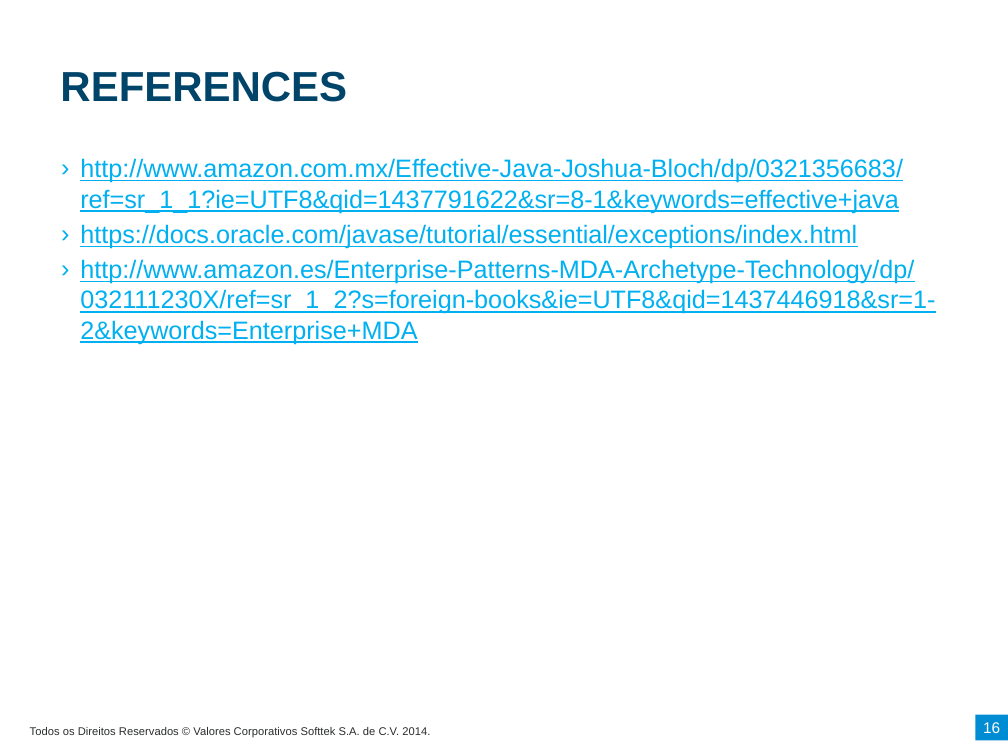
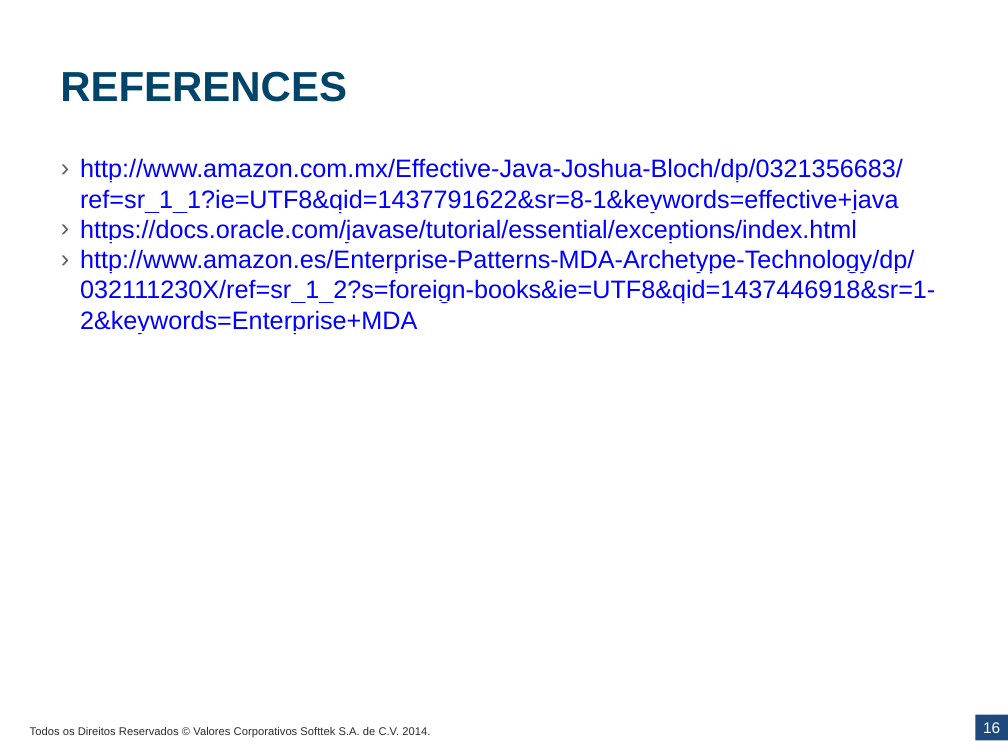
Before and after one commit to softtekAcademy/JavaCourse2016, a slide deck: slide 16 of AdvancedJava-master/exceptions/doc/JavaAcademy-Exceptions.pptx. Drawn at 1008x756 pixels with LibreOffice and Linux fonts; fonts in the diff are those of the drawing; background and template pictures are left out. Boxes give left, top, right and bottom in pixels: in the first picture for what was removed or moved away, otherwise in the second. Text is boxed around its words. In the diff, an @@ line names an element or a change of style, - is before the commit and + after.

```diff
--- a/AdvancedJava-master/exceptions/doc/JavaAcademy-Exceptions.pptx
+++ b/AdvancedJava-master/exceptions/doc/JavaAcademy-Exceptions.pptx
@@ text "http://www.amazon.com.mx/Effective-Java-Joshua-Bloch/dp/0321 ..." at bbox=[80, 158, 935, 334]: text colour #00B0F0 to #0000FF; less space between paragraphs @@
@@ rectangle at bbox=[976, 715, 1008, 741]: fill #008CD2 to #1F497D @@
```
Also in this commit, not shown: 16 other slides changed, 1 slide added, 1 slide removed, 8 other files.
